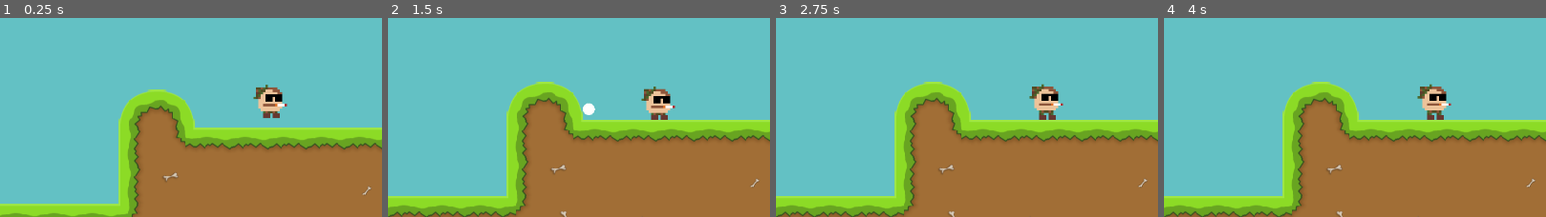
Above: before the commit, frames 1-4 (left to right).
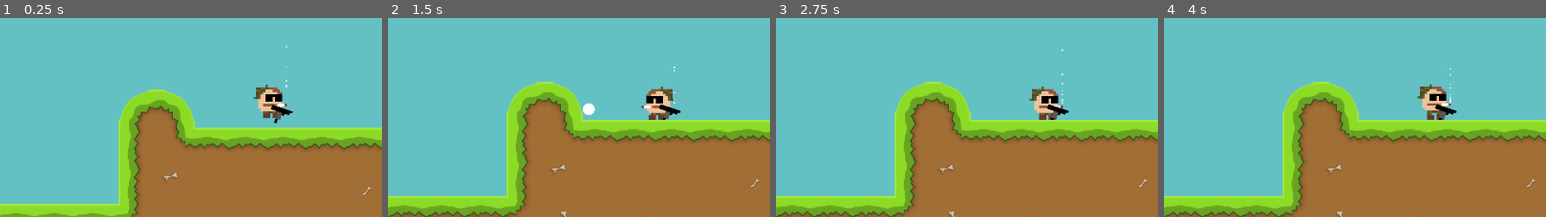
Above: after the commit, the same moments.

Repository: dubmosphere/2d-project
Game: Godot game, scene res://scenes/main.tscn
Two runs of this game, one before a commit and one after it. Both use one fixed random seed, a clock stepped at 60 frames per second and the inputs below.
Inputs (mouse positions are % of the whole screen's width and height, from its top left):
- Up to frame 1 (0.25 s): no input
- Up to frame 2 (1.5 s): move the mouse to (72, 41) at 0.52 s; click (72, 41) at 0.6 s; move the mouse to (30, 52) at 1.27 s; click (30, 52) at 1.35 s
- Up to frame 3 (2.75 s): move the mouse to (60, 23) at 2.02 s; tap G (toggle_godmode) at 2.1 s; click (60, 23) at 2.3 s
- Up to frame 4 (4 s): move the mouse to (45, 68) at 2.77 s; click (45, 68) at 2.85 s; move the mouse to (80, 62) at 3.52 s; click (80, 62) at 3.6 s
The pictures show only the part of the screen within x 12-62%, y 27-77%; the shares and areas given below are measured in that part.

The runs differ from the first frame. In frame 1, 0.2% of the frame differs, in the area x 70-77%, y 13-54%; in frame 2, 0.8%; in frame 3, 0.8%, in the area x 66-77%, y 15-52%; in frame 4, 0.2%.

Commit message:
Add assets

Diff:
--- a/scenes/entities/player.tscn
+++ b/scenes/entities/player.tscn
@@ -10,6 +10,7 @@
 [ext_resource type="Script" path="res://scripts/components/ranged_weapon.gd" id="7_suntm"]
 [ext_resource type="PackedScene" uid="uid://ok187owkqej0" path="res://scenes/entities/bullet.tscn" id="8_hnqrm"]
 [ext_resource type="Script" path="res://scripts/components/force_feedback.gd" id="8_jdtps"]
+[ext_resource type="Texture2D" uid="uid://vqsq8yve1vjo" path="res://media/images/guns/uzi.png" id="11_hd0ed"]
 
 [sub_resource type="Animation" id="Animation_5yutj"]
 length = 0.001
@@ -507,6 +508,18 @@
 "walk_up": SubResource("Animation_g7ala")
 }
 
+[sub_resource type="ParticleProcessMaterial" id="ParticleProcessMaterial_y0m2a"]
+lifetime_randomness = 1.0
+particle_flag_disable_z = true
+emission_shape_offset = Vector3(27, 0, 0)
+angle_min = 1.07288e-05
+angle_max = 1.07288e-05
+velocity_pivot = Vector3(0.4, 0, 0)
+gravity = Vector3(0, -50, 0)
+linear_accel_min = -2.23517e-06
+linear_accel_max = 0.999998
+scale_max = 3.25
+
 [node name="Player" type="CharacterBody2D"]
 z_index = 2
 floor_stop_on_slope = false
@@ -607,3 +620,16 @@
 
 [node name="JumpSound" type="AudioStreamPlayer2D" parent="."]
 stream = ExtResource("3_3bpfg")
+
+[node name="GPUParticles2D" type="GPUParticles2D" parent="."]
+amount = 16
+process_material = SubResource("ParticleProcessMaterial_y0m2a")
+lifetime = 2.0
+preprocess = 20.0
+speed_scale = 0.5
+
+[node name="Sprite2D" type="Sprite2D" parent="."]
+texture_filter = 3
+position = Vector2(19, 19)
+rotation = 0.321495
+texture = ExtResource("11_hd0ed")
--- a/scripts/components/player_input.gd
+++ b/scripts/components/player_input.gd
@@ -7,6 +7,7 @@
 @onready var map = $/root/Main/Map
 
 var joypad = null
+var last_mouse_position = Vector2(0.0, 0.0)
 
 # Called when the node enters the scene tree for the first time.
 func _ready() -> void:
@@ -33,9 +34,10 @@
 			"aim_down_" + joypad_str
 		)
 
+		var mouse_position: Vector2 = map.get_global_mouse_position()
+		if player.player_number == 0 && last_mouse_position != mouse_position:
+			aim_direction = player.position.direction_to(mouse_position)
+			last_mouse_position = mouse_position
+
 		if input_aim_direction != Vector2.ZERO:
 			aim_direction = input_aim_direction.normalized()
-
-		if player.player_number == 0 && click:
-			var mouse_position: Vector2 = map.get_global_mouse_position()
-			aim_direction = player.position.direction_to(mouse_position)
--- a/scripts/entities/player.gd
+++ b/scripts/entities/player.gd
@@ -16,10 +16,10 @@
 	initialize_animations()
 
 func initialize_animations() -> void:
-	animation_tree.set("parameters/idle/blend_position", 1)
-	animation_tree.set("parameters/walk/blend_position", 1)
-	animation_tree.set("parameters/jump_up/blend_position", 1)
-	animation_tree.set("parameters/jump_down/blend_position", 1)
+	animation_tree.set("parameters/idle/blend_position", input.aim_direction)
+	animation_tree.set("parameters/walk/blend_position", input.aim_direction)
+	animation_tree.set("parameters/jump_up/blend_position", input.aim_direction)
+	animation_tree.set("parameters/jump_down/blend_position", input.aim_direction)
 	animation_state_machine.travel("idle")
 
 func _process(delta: float) -> void:
@@ -43,11 +43,10 @@
 
 func update_blend_positions() -> void:
 	# Set blend positions by velocity.x
-	if velocity.x != 0:
-		animation_tree.set("parameters/idle/blend_position", velocity.x)
-		animation_tree.set("parameters/walk/blend_position", velocity.x)
-		animation_tree.set("parameters/jump_up/blend_position", velocity.x)
-		animation_tree.set("parameters/jump_down/blend_position", velocity.x)
+	animation_tree.set("parameters/idle/blend_position", input.aim_direction.x)
+	animation_tree.set("parameters/walk/blend_position", input.aim_direction.x)
+	animation_tree.set("parameters/jump_up/blend_position", input.aim_direction.x)
+	animation_tree.set("parameters/jump_down/blend_position", input.aim_direction.x)
 
 func handle_collision(delta: float) -> void:
 	if !get_slide_collision_count():
Binary file added: media/images/guns/ak47.png
Not shown, added: media/images/guns/ak47.png.import
Binary file added: media/images/guns/grenade.png
Not shown, added: media/images/guns/grenade.png.import
Binary file added: media/images/guns/pumpgun.png
Not shown, added: media/images/guns/pumpgun.png.import
Binary file added: media/images/guns/revolver.png
Not shown, added: media/images/guns/revolver.png.import
Binary file added: media/images/guns/uzi.png
Not shown, added: media/images/guns/uzi.png.import
Binary file added: media/images/hud/crosshair.png
Not shown, added: media/images/hud/crosshair.png.import
(and 1 more such lines)
